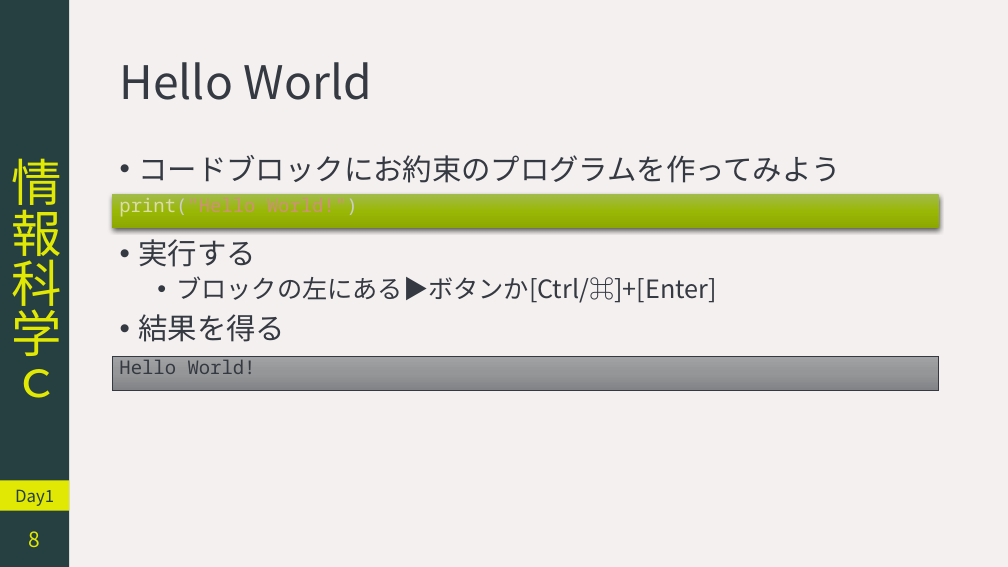
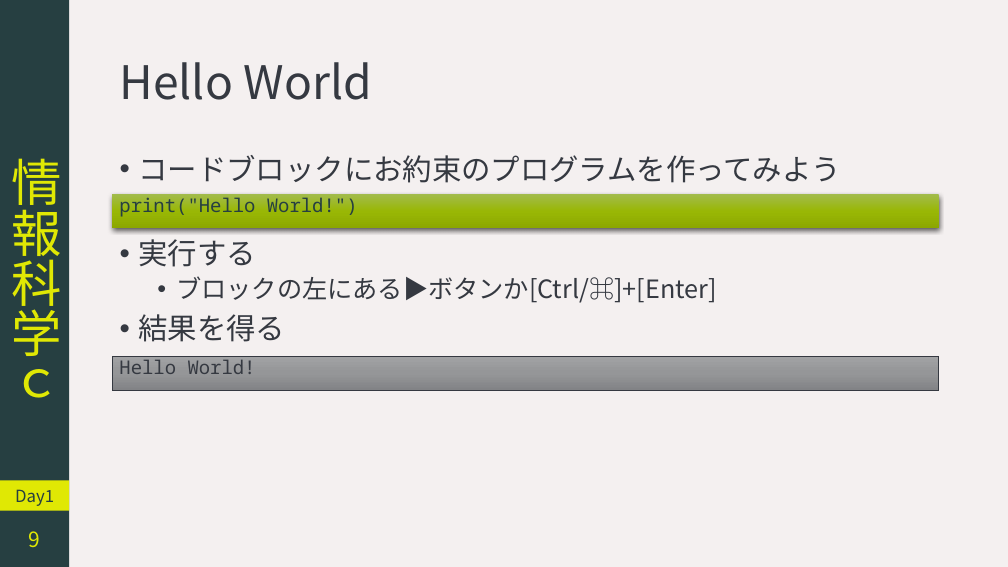
Before and after one commit to YokoyamaLab/PythonBasics, a slide deck: slide 9 of slides/computerScience_day1.pptx (slide 8 before the commit). Drawn at 1008x567 pixels with LibreOffice and Linux fonts; fonts in the diff are those of the drawing. Boxes give left, top, right and bottom in pixels: in the first picture for what was removed or moved away, otherwise in the second. Text is boxed around its words. In the diff, an @@ line names an element or a change of style, - is before the commit and + after.

```diff
--- a/slides/computerScience_day1.pptx
+++ b/slides/computerScience_day1.pptx
@@ rectangle "print("Hello World!")" at bbox=[112, 194, 938, 228]: text colour #DCDCAA to #263F41 in "print("Hello"; text colour #CCCCCC to #263F41, text colour #CE9178 to #263F41 in "print("Hello World!")" @@
@@ page number at bbox=[29, 531, 41, 547]: text changed @@
-8
+9
```
Also in this commit, not shown: 7 other slides changed, 1 slide added.
